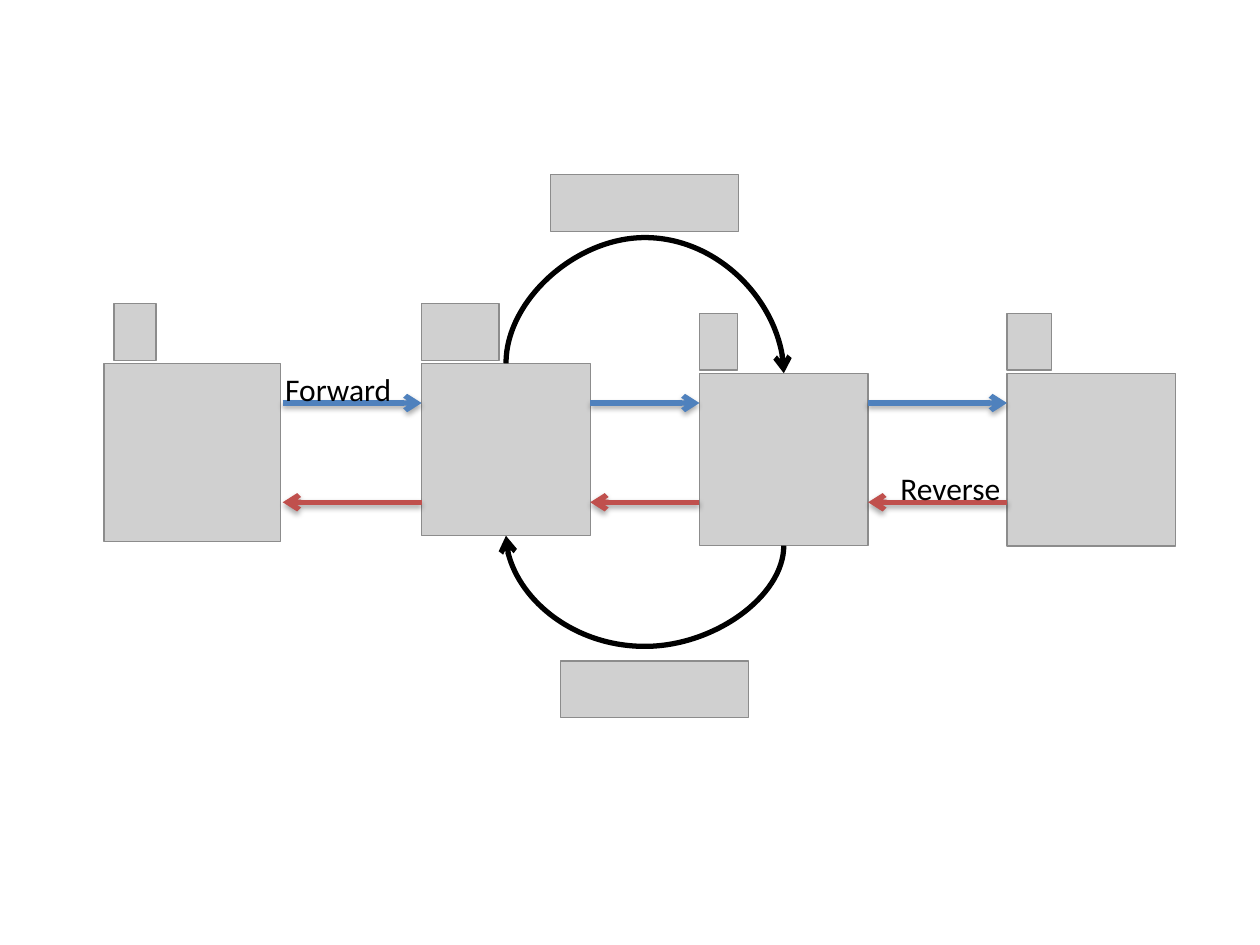
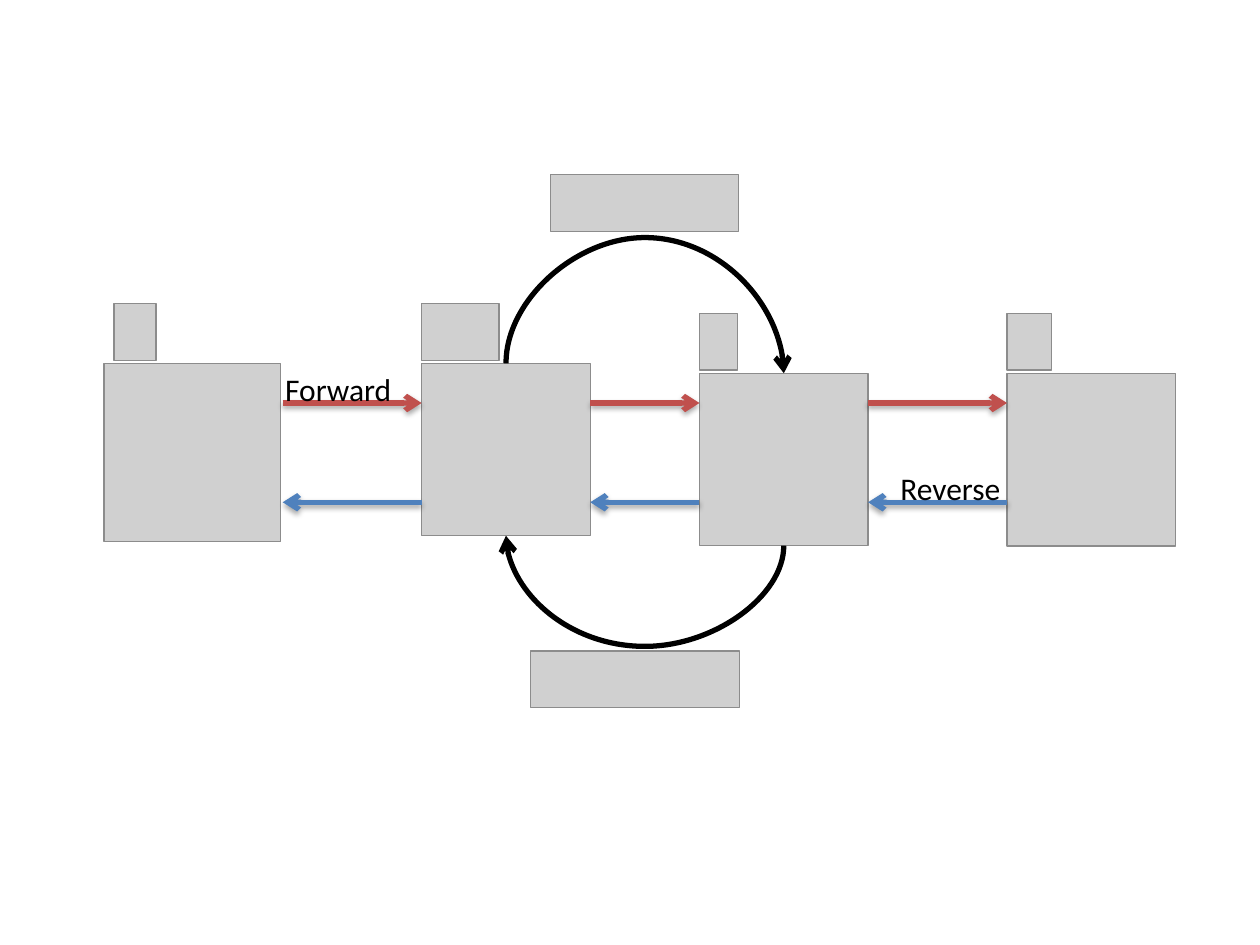
Before and after one commit to fredrik-rose/TextBrush, a slide deck: slide 10 of Images/transformer.pptx. Drawn at 1260x945 pixels with LibreOffice and Linux fonts; fonts in the diff are those of the drawing; grey boxes stand for pictures. Boxes give left, top, right and bottom in pixels: in the first picture for what was removed or moved away, otherwise in the second. Text is boxed around its words. In the diff, an @@ line names an element or a change of style, - is before the commit and + after.

```diff
--- a/Images/transformer.pptx
+++ b/Images/transformer.pptx
@@ arrow (282, 403) - (422, 403): stroke #4F81BD 3 pt to #C0504D 3 pt @@
@@ arrow (591, 403) - (699, 403): stroke #4F81BD 3 pt to #C0504D 3 pt @@
@@ arrow (868, 403) - (1007, 403): stroke #4F81BD 3 pt to #C0504D 3 pt @@
@@ arrow (422, 503) - (282, 503): stroke #C0504D 3 pt to #4F81BD 3 pt @@
@@ arrow (699, 503) - (591, 503): stroke #C0504D 3 pt to #4F81BD 3 pt @@
@@ arrow (1007, 503) - (868, 503): stroke #C0504D 3 pt to #4F81BD 3 pt @@
@@ picture: place and size @@
-picture at [561, 662, 748, 718]
+picture at [530, 651, 740, 708]
```
Also in this commit, not shown: 8 other files.
